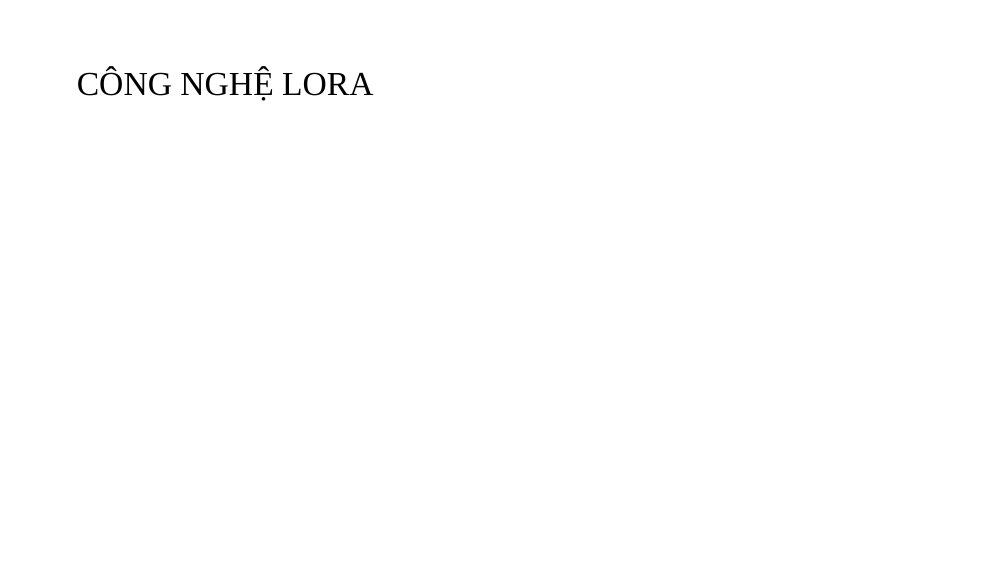
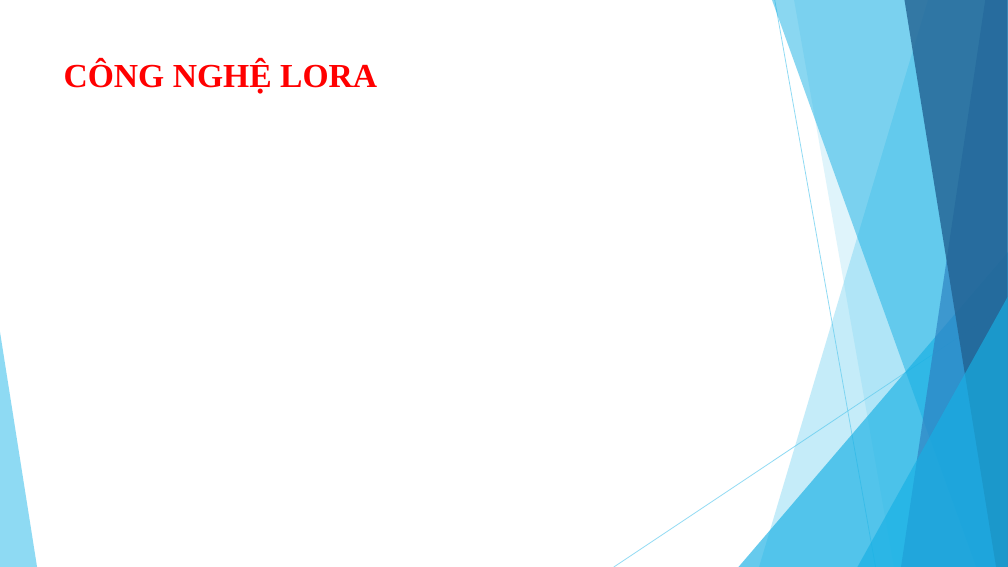
Before and after one commit to DatTwenty3/DCLV, a slide deck: slide 6 of PRESENTATION.pptx. Drawn at 1008x567 pixels with LibreOffice and Linux fonts; fonts in the diff are those of the drawing. Boxes give left, top, right and bottom in pixels: in the first picture for what was removed or moved away, otherwise in the second. Text is boxed around its words. In the diff, an @@ line names an element or a change of style, - is before the commit and + after.

```diff
--- a/PRESENTATION.pptx
+++ b/PRESENTATION.pptx
@@ title "CÔNG NGHỆ LORA": place and size @@
-title "CÔNG NGHỆ LORA" at box(77, 69, 373, 101)
+title "CÔNG NGHỆ LORA" at box(64, 61, 377, 94)
@@ title "CÔNG NGHỆ LORA" at box(64, 61, 377, 94): text colour #000000 to #FF0000, bold on; line spacing 0.9 to 1; vertical alignment middle to top @@
@@ group added at box(0, 0, 1008, 567): 5 freeform shapes, 3 triangles, 2 lines @@
```
Also in this commit, not shown: 17 other slides changed.
